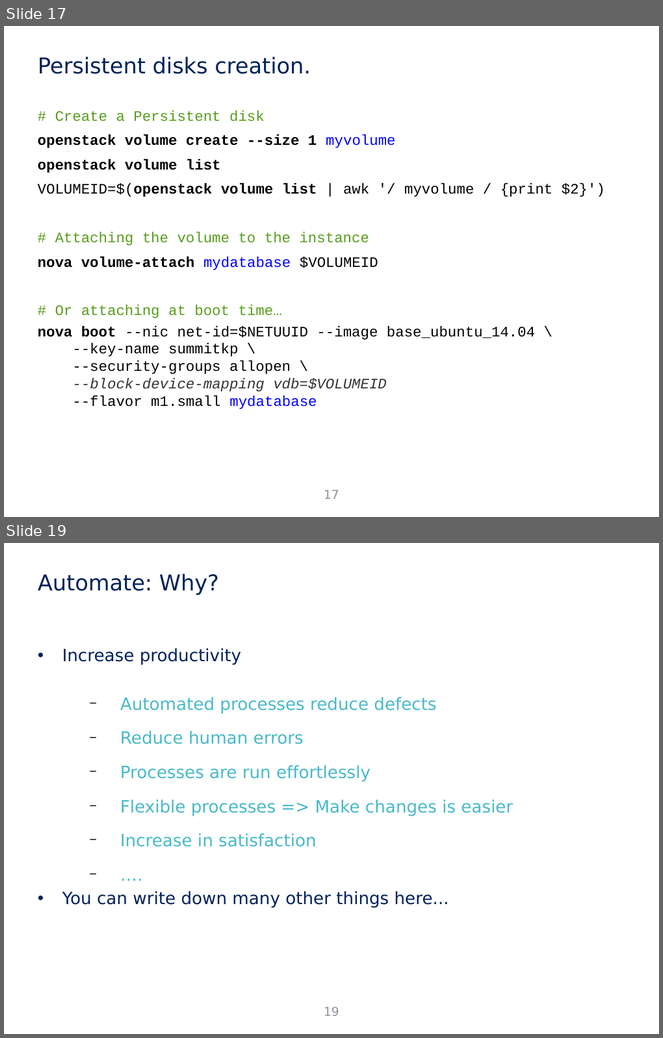
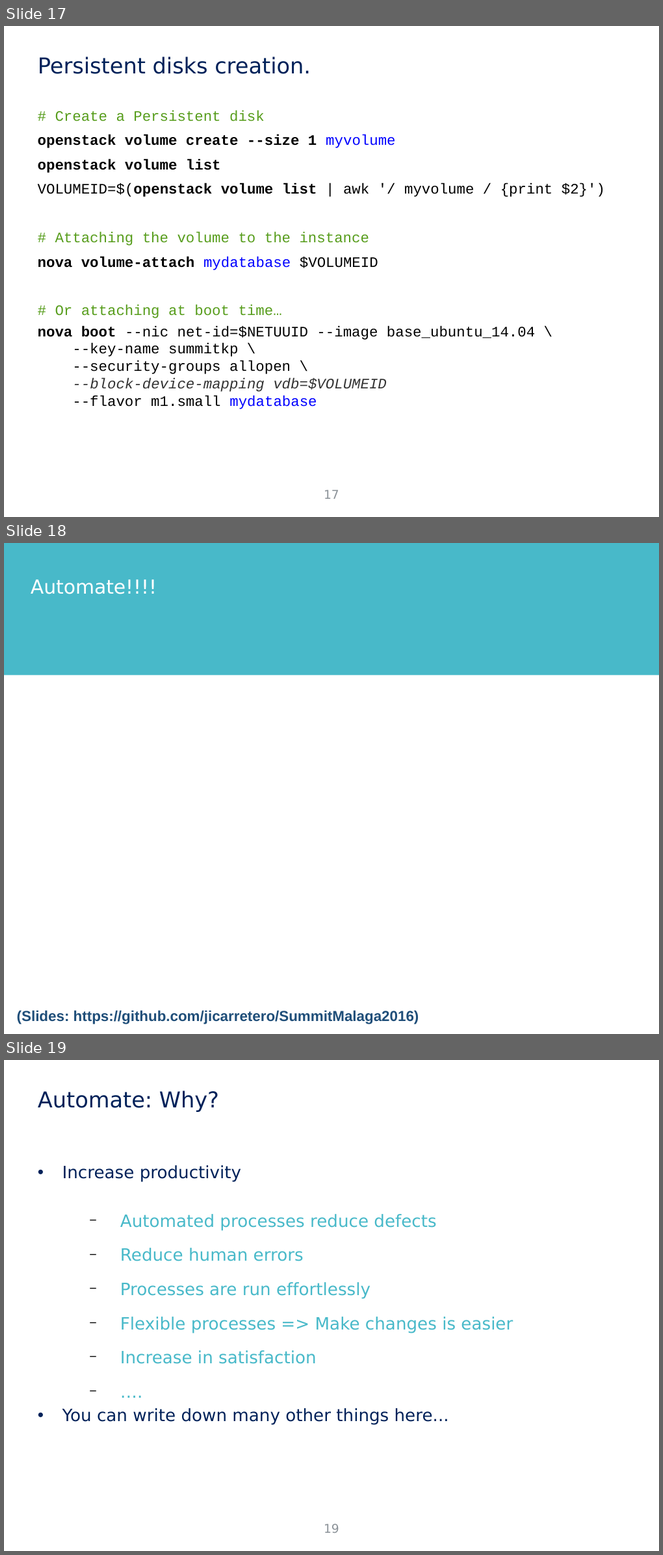
Before and after one commit to jicarretero/SummitMalaga2016, a slide deck: FiwareMalaga.odp. Shown one above the other, each under a label of ours: slides 17 and 19 before the commit, slides 17, 18 and 19 after it; the slides between them are not shown. The pictures are 663x1038 and 663x1555 pixels, drawn with LibreOffice and Linux fonts; fonts in the diff are those of the drawing; background and template pictures are left out. Boxes give left, top, right and bottom in pixels: in the first picture for what was removed or moved away, otherwise in the second. Text is boxed around its words. In the diff, an @@ line names an element or a change of style, - is before the commit and + after.

```diff
--- a/FiwareMalaga.odp
+++ b/FiwareMalaga.odp
@@ slide 18 added at box(4, 543, 659, 1034), background #FFFFFF @@
@@ rectangle added at box(4, 543, 659, 675), fill #48B9C9 @@
@@ text added at box(31, 579, 157, 594), 16 pt, text #FFFFFF @@
+Automate!!!!
@@ text added at box(17, 1010, 419, 1025), 12 pt, text #1F4E79, bold @@
+(Slides: https://github.com/jicarretero/SummitMalaga2016)
```
Also in this commit, not shown: 4 slides changed, 1 other slide added, 2 slides removed.
